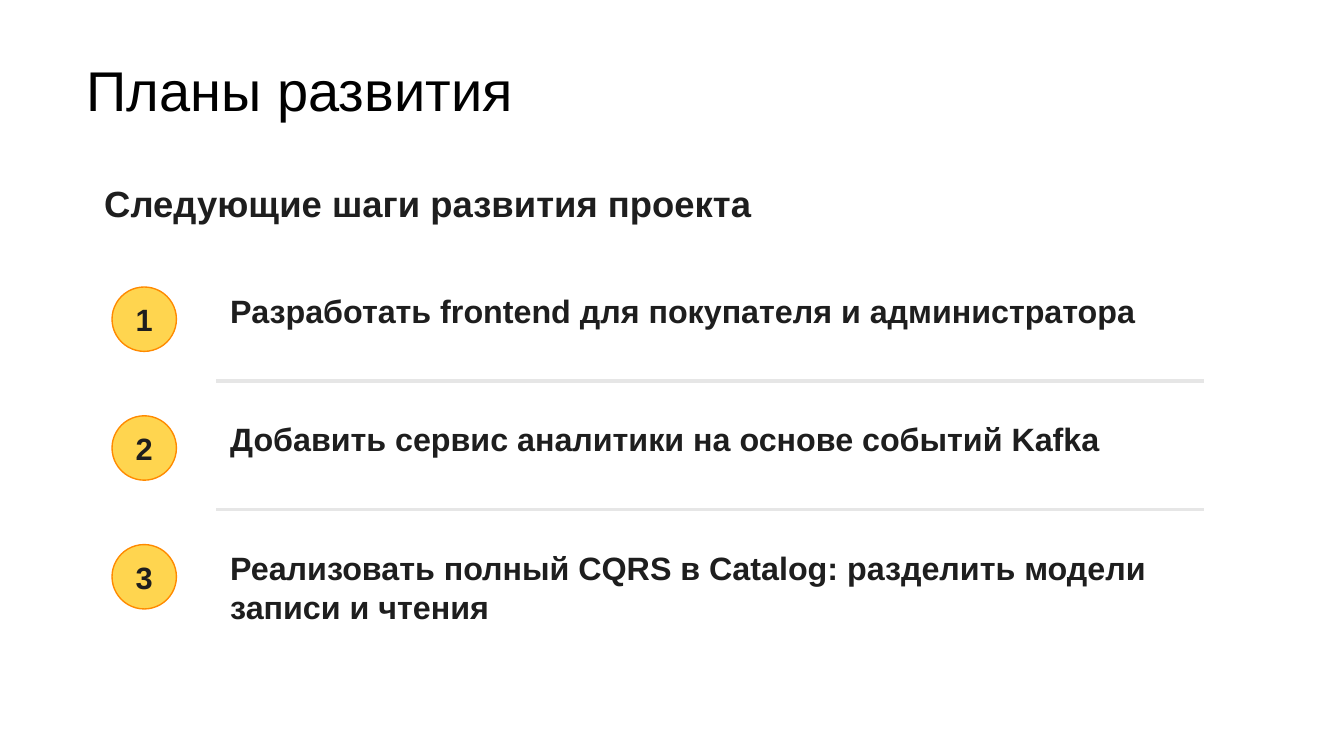
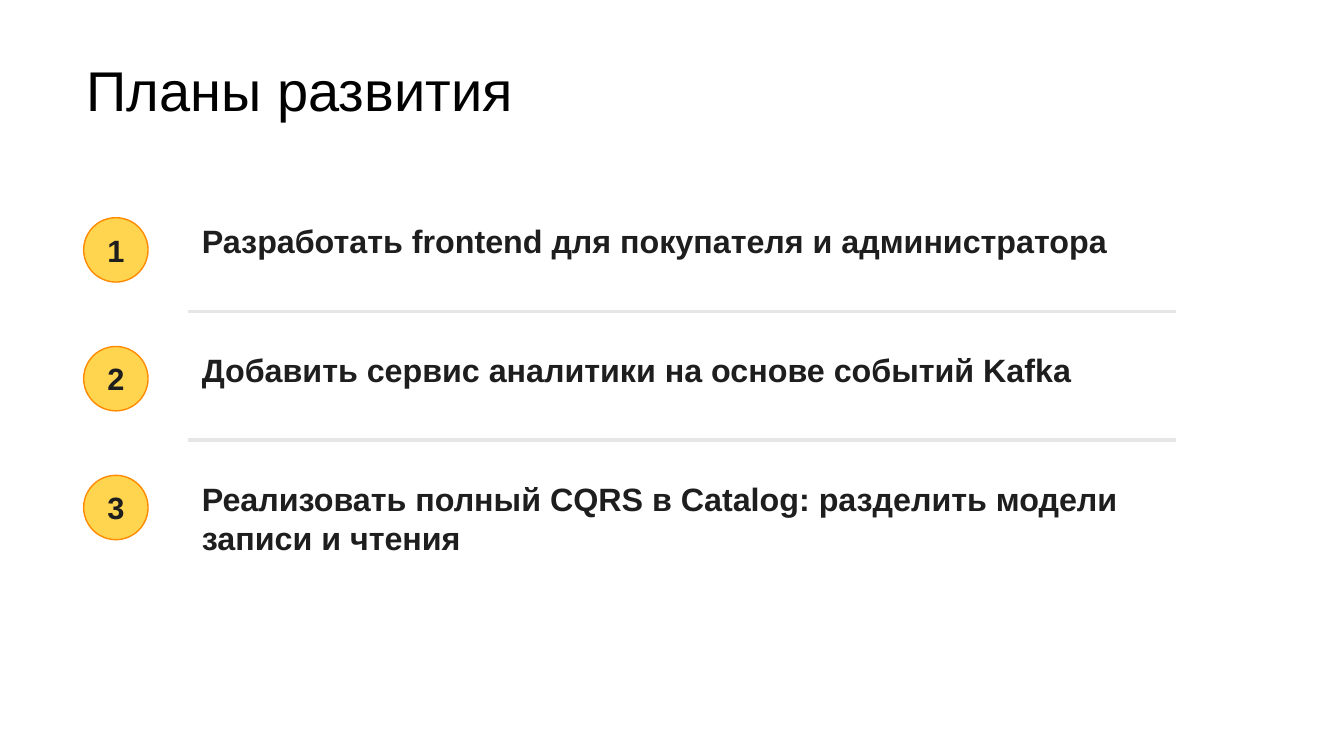
Before and after one commit to 1Mapa1/otus, a slide deck: slide 18 of Проектная работа/Презентация/Онлайн-магазин с использованием микросервисной архитектуры.pptx (slide 19 before the commit). Drawn at 1344x756 pixels with LibreOffice and Linux fonts; fonts in the diff are those of the drawing; background and template pictures are left out. Boxes give left, top, right and bottom in pixels: in the first picture for what was removed or moved away, otherwise in the second. Text is boxed around its words. In the diff, an @@ line names an element or a change of style, - is before the commit and + after.

```diff
--- a/Проектная работа/Презентация/Онлайн-магазин с использованием микросервисной архитектуры.pptx
+++ b/Проектная работа/Презентация/Онлайн-магазин с использованием микросервисной архитектуры.pptx
@@ text removed at (104, 191, 751, 225) @@
-Следующие шаги развития проекта
@@ 3 texts, 3 ellipses, 2 rectangles: place and size @@
-3 texts, 3 ellipses, 2 rectangles at (112, 288, 1203, 620)
+3 texts, 3 ellipses, 2 rectangles at (83, 218, 1175, 551)
```
Also in this commit, not shown: 4 other slides changed, 1 slide removed, 8 other files.
